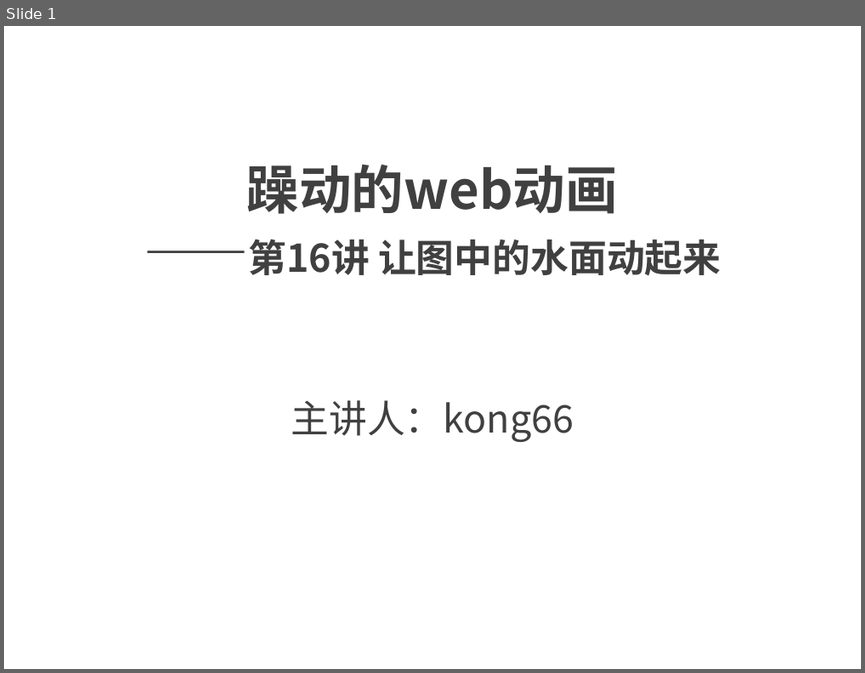
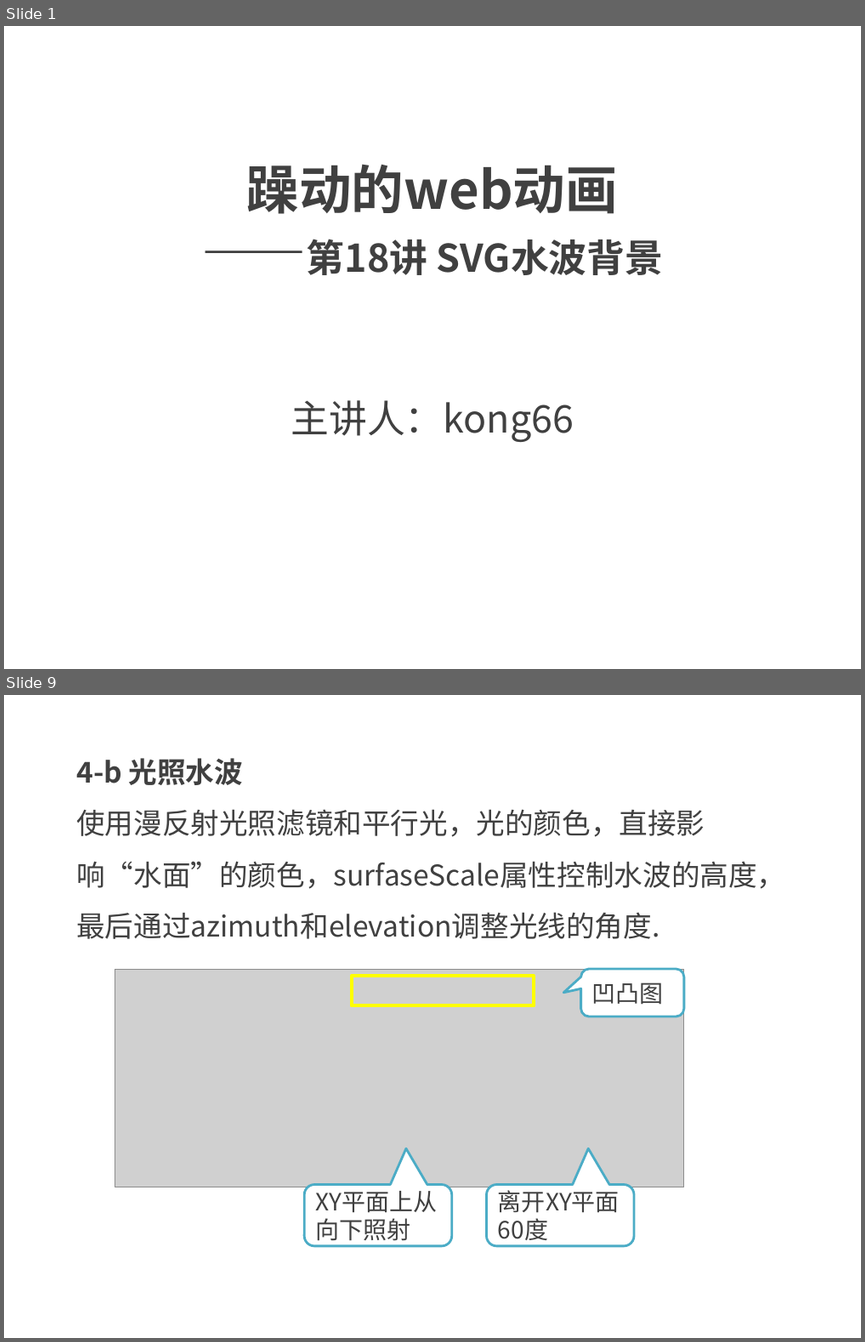
Before and after one commit to kong66/webAni, a slide deck: 18-svg-filter-water-wave/18.pptx. Shown one above the other, each under a label of ours: slide 1 before the commit, slides 1 and 9 after it; the slides between them are not shown. The pictures are 865x673 and 865x1342 pixels, drawn with LibreOffice and Linux fonts; fonts in the diff are those of the drawing; grey boxes stand for pictures. Boxes give left, top, right and bottom in pixels: in the first picture for what was removed or moved away, otherwise in the second. Text is boxed around its words. In the diff, an @@ line names an element or a change of style, - is before the commit and + after.

```diff
--- a/18-svg-filter-water-wave/18.pptx
+++ b/18-svg-filter-water-wave/18.pptx
@@ slide 9 added at (4, 695, 861, 1338), background #FFFFFF @@
@@ text added at (76, 758, 785, 939), 24 pt, text #404040 @@
+4-b 光照水波
+使用漫反射光照滤镜和平行光，光的颜色，直接影响“水面”的颜色，surfaseScale属性控制水波的高度，最后通过azimuth和elevation调整光线的角度.
@@ picture added at (115, 970, 684, 1187) @@
@@ rounded speech box added at (580, 969, 683, 1016), fill #FFFFFF, outline #4BACC6 2 pt, 20 pt, text #404040 @@
+凹凸图
@@ rectangle added at (352, 976, 534, 1006), outline #FFFF00 3 pt @@
@@ rounded speech box added at (304, 1185, 451, 1246), fill #FFFFFF, outline #4BACC6 2 pt, 20 pt, text #404040 @@
+XY平面上从向下照射
@@ rounded speech box added at (487, 1185, 634, 1246), fill #FFFFFF, outline #4BACC6 2 pt, 20 pt, text #404040 @@
+离开XY平面60度
@@ slide 1 changed as well @@
@@ title at (247, 164, 664, 275): text changed @@
-躁动的web动画
-——第16讲 让图中的水面动起来
+躁动的web动画
+——第18讲 SVG水波背景
```
Also in this commit, not shown: 2 other slides changed, 18 other slides added, 11 slides removed, 7 other files.
